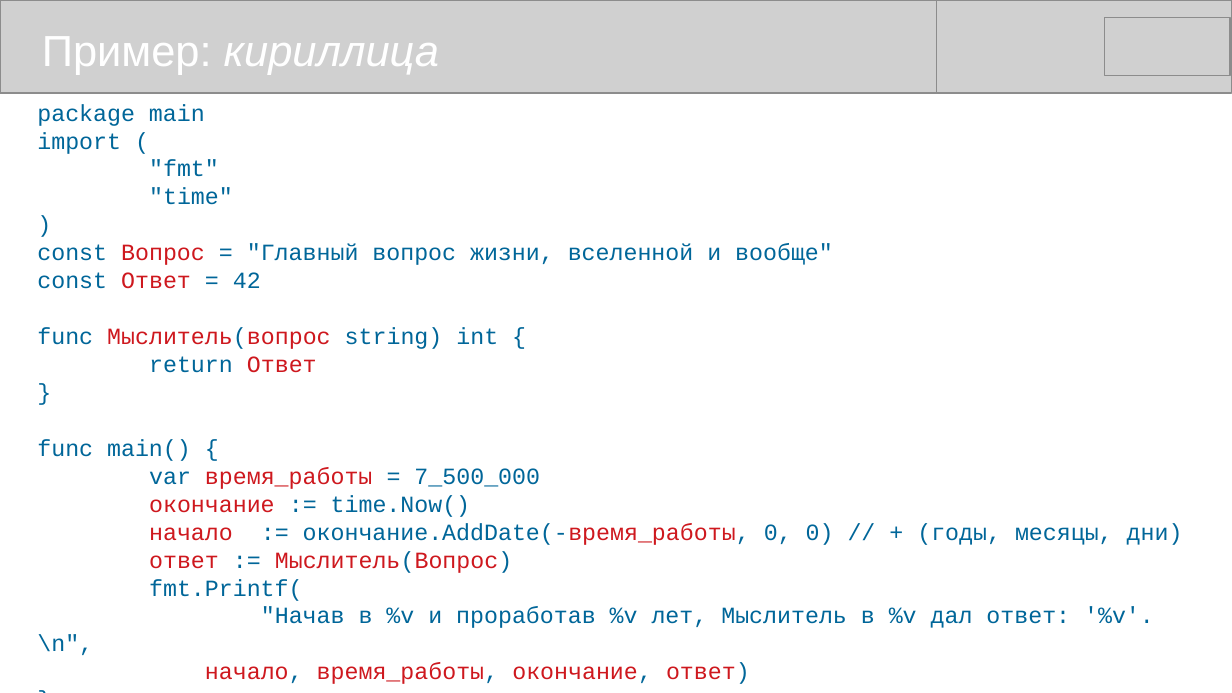
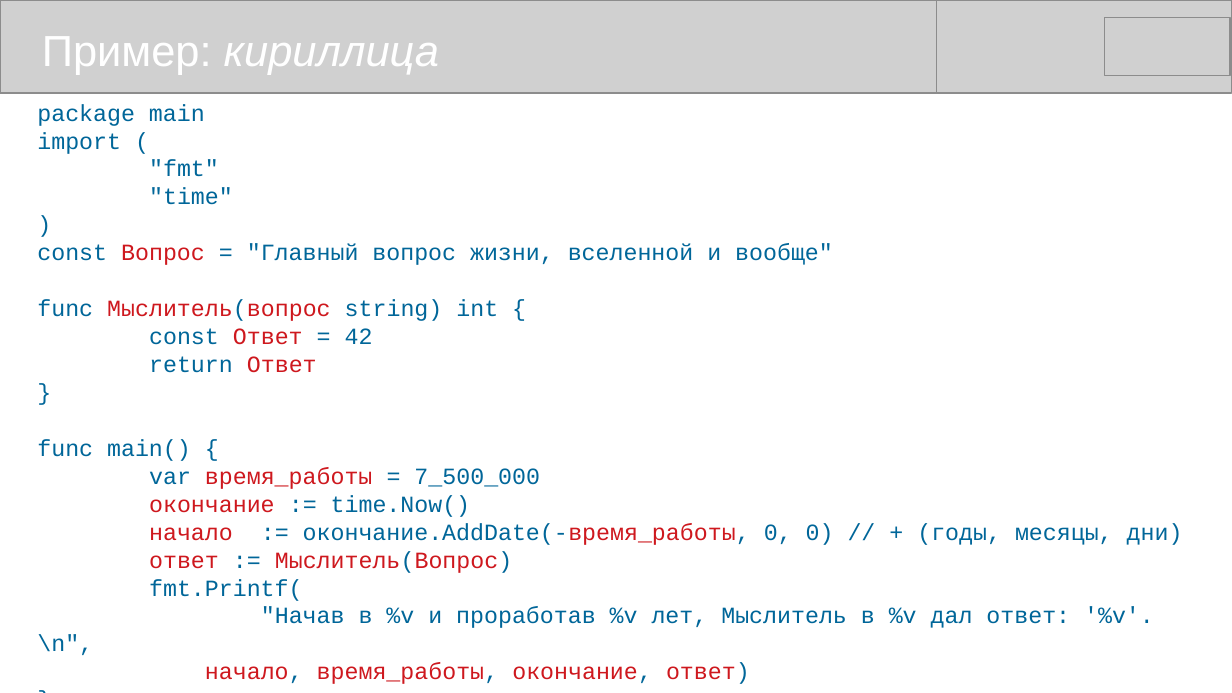
Before and after one commit to mike-shock/Go_language, a slide deck: slide 13 of Go_Review.odp. Drawn at 1232x693 pixels with LibreOffice and Linux fonts; fonts in the diff are those of the drawing; grey boxes stand for pictures. Boxes give left, top, right and bottom in pixels: in the first picture for what was removed or moved away, otherwise in the second. Text is boxed around its words. In the diff, an @@ line names an element or a change of style, - is before the commit and + after.

```diff
--- a/Go_Review.odp
+++ b/Go_Review.odp
@@ text at [37, 299, 498, 321]: paragraph added @@
+func Мыслитель(вопрос string) int {
@@ text at [37, 327, 498, 349]: paragraph removed @@
-func Мыслитель(вопрос string) int {
```
Also in this commit, not shown: 12 other slides changed, 1 slide added, 1 other file.
